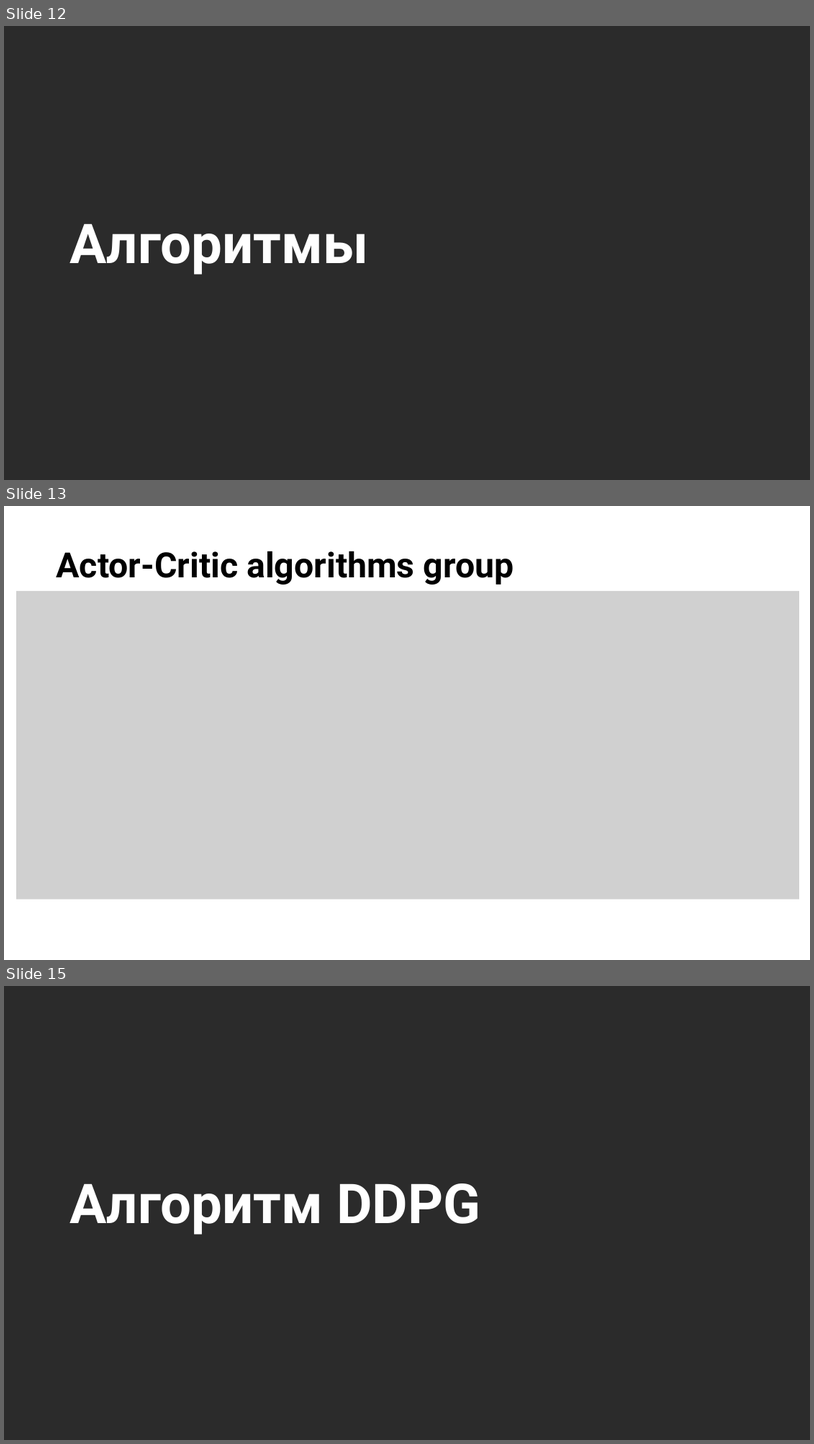
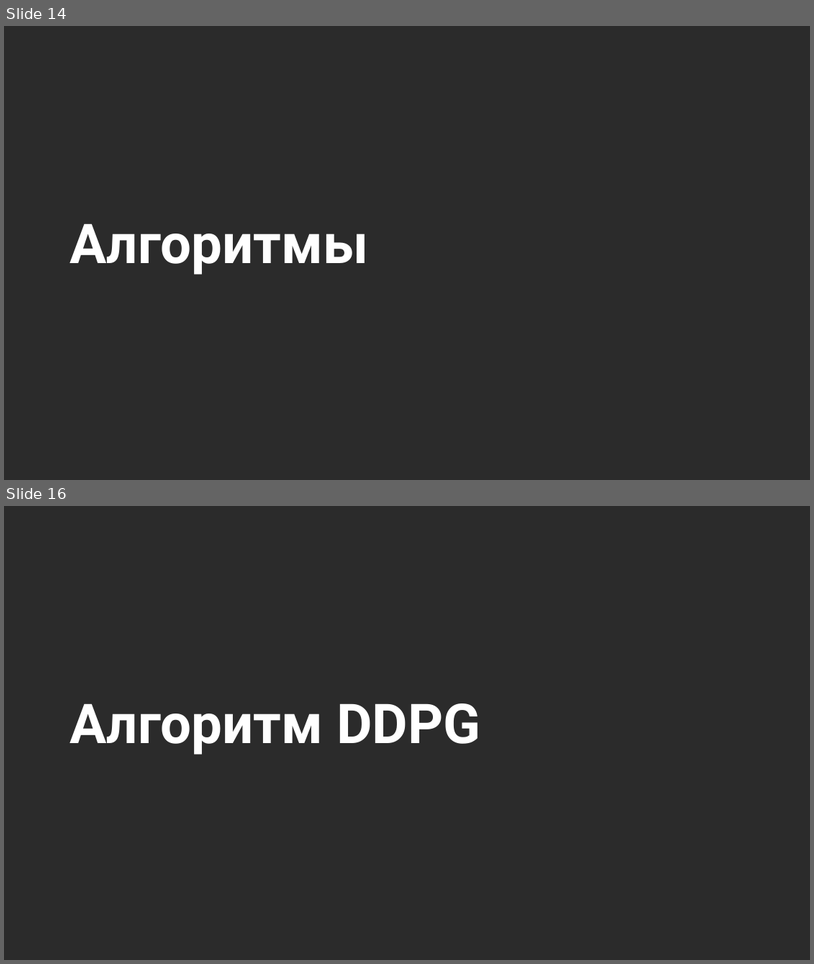
Before and after one commit to stureiko/Otus_lectures, a slide deck: RL/03 - Продвинутые темы Reinforcement Learning/03 - 02 Multiagent learning (MARL - DDPG)/MARL DDPG.pptx. Shown one above the other, each under a label of ours: slides 12, 13 and 15 before the commit, slides 14 and 16 after it; the slides between them are not shown. The pictures are 814x1444 and 814x964 pixels, drawn with LibreOffice and Linux fonts; fonts in the diff are those of the drawing; grey boxes stand for pictures; background and template pictures are left out; a plain dark background stands for a picture behind light text. Boxes give left, top, right and bottom in pixels: in the first picture for what was removed or moved away, otherwise in the second. Text is boxed around its words. In the diff, an @@ line names an element or a change of style, - is before the commit and + after.

```diff
--- a/RL/03 - Продвинутые темы Reinforcement Learning/03 - 02 Multiagent learning (MARL - DDPG)/MARL DDPG.pptx
+++ b/RL/03 - Продвинутые темы Reinforcement Learning/03 - 02 Multiagent learning (MARL - DDPG)/MARL DDPG.pptx
@@ slide 13 removed at [4,506,810,960], background picture (left out) @@
@@ title removed at [56,551,514,584] @@
-Actor-Critic algorithms group
@@ picture removed at [16,591,799,898] @@
@@ what was slide 12 is now slide 14 @@
@@ what was slide 15 is now slide 16 @@
```
Also in this commit, not shown: 11 slides changed, 5 slides added, 2 other slides removed, 1 other file.
